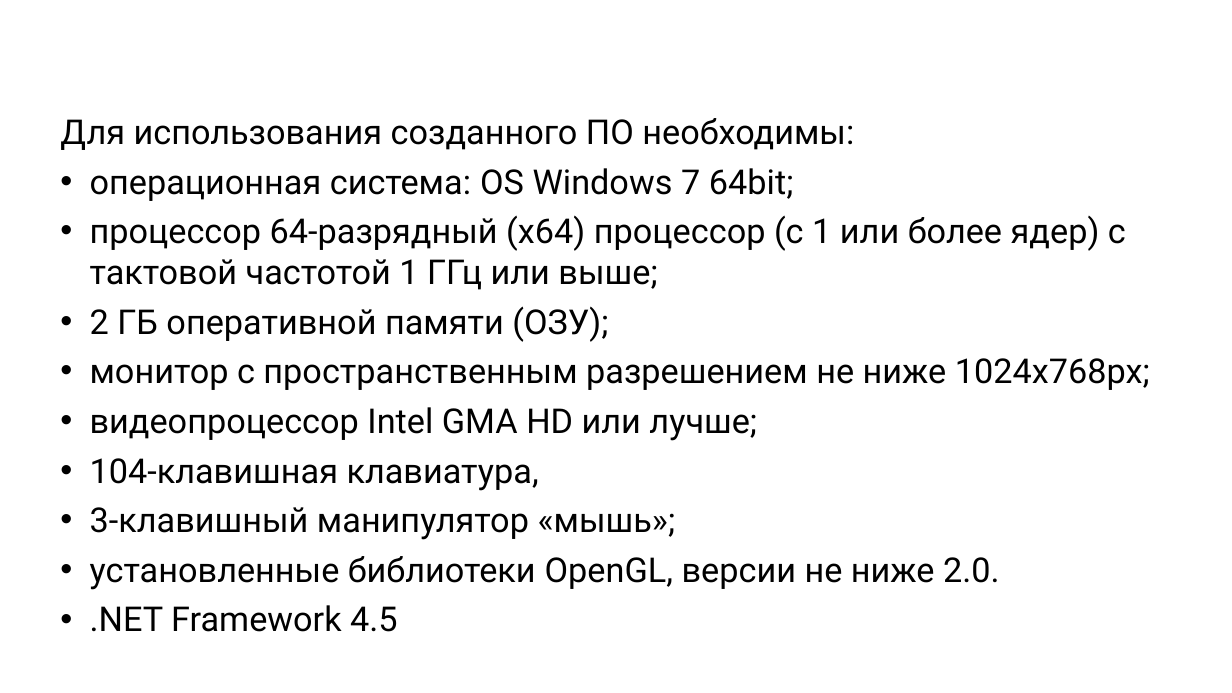
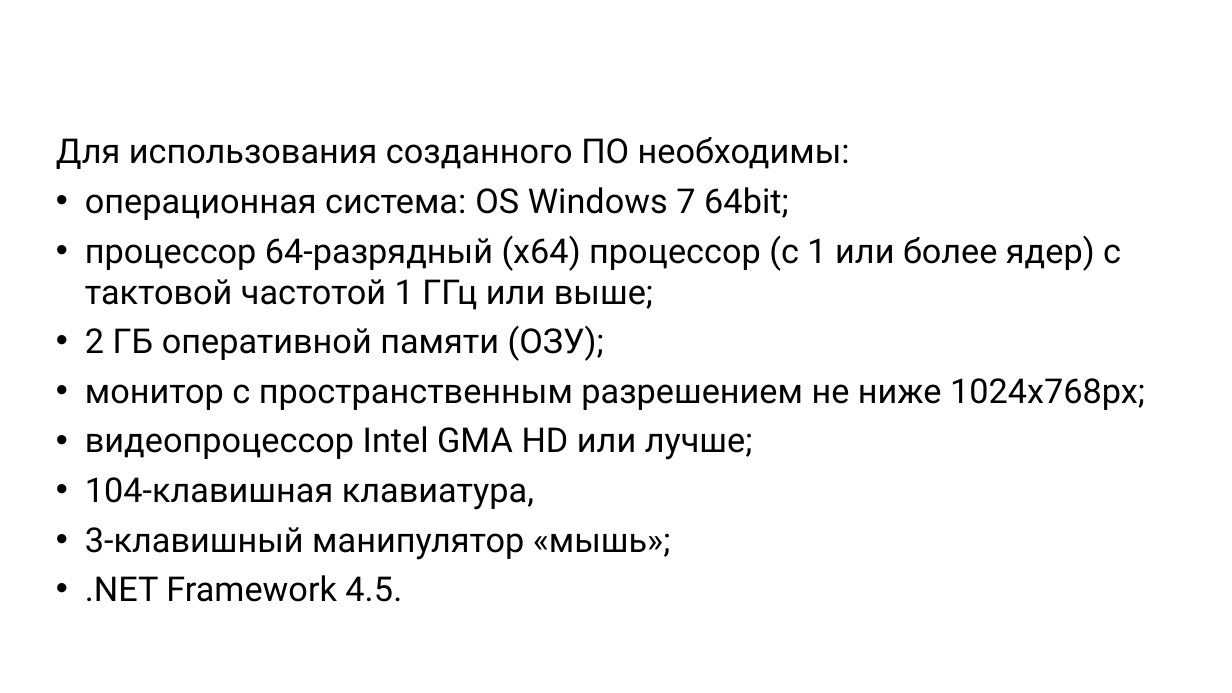
Before and after one commit to alexdegtev/FormingVectorModel, a slide deck: slide 18 of docs/Магистерская диссертация. Дёгтев А.С. 1.ppt. Drawn at 1232x693 pixels with LibreOffice and Linux fonts; fonts in the diff are those of the drawing; background and template pictures are left out. Boxes give left, top, right and bottom in pixels: in the first picture for what was removed or moved away, otherwise in the second. Text is boxed around its words. In the diff, an @@ line names an element or a change of style, - is before the commit and + after.

```diff
--- a/docs/Магистерская диссертация. Дёгтев А.С. 1.ppt
+++ b/docs/Магистерская диссертация. Дёгтев А.С. 1.ppt
@@ text "Для использования созданного ПО необходимы:": place and size @@
-text "Для использования созданного ПО необходимы:" at <box>60,118,1150,632</box>
+text "Для использования созданного ПО необходимы:" at <box>56,137,1145,602</box>
@@ text at <box>85,575,402,602</box>: text changed @@
-• установленные библиотеки OpenGL, версии не ниже 2.0.
-• .NET Framework 4.5
+• .NET Framework 4.5.
```
Also in this commit, not shown: 6 other slides changed, 9 other files.
